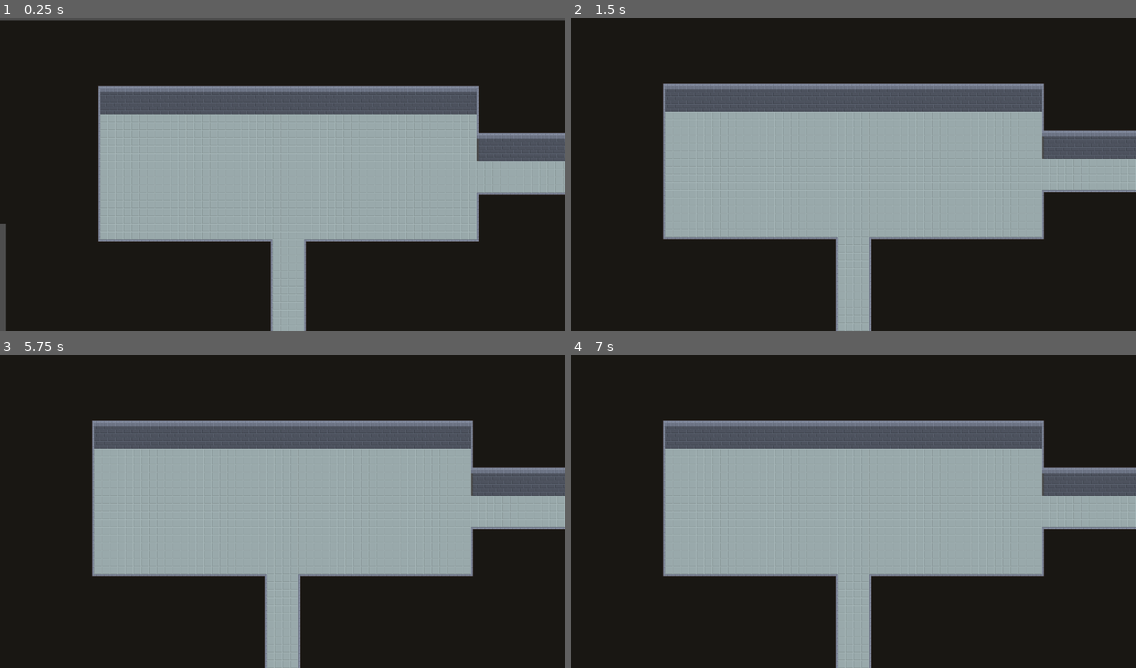
Above: before the commit, frames 1-4 (two rows, left to right).
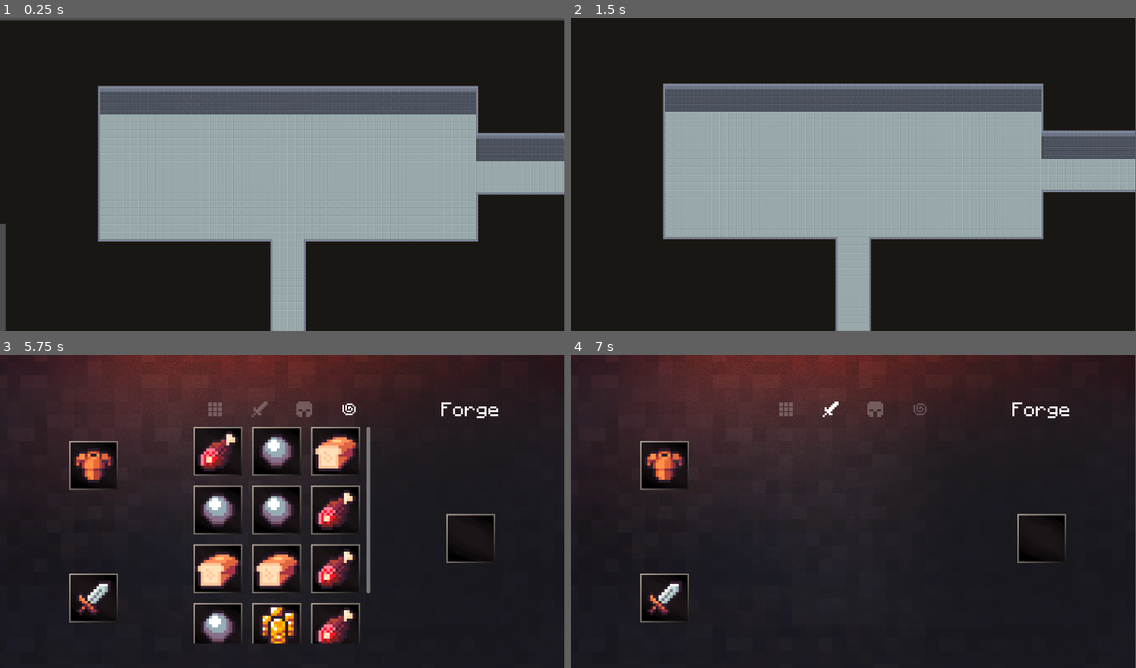
Above: after the commit, the same moments.

Repository: Supertolek/jeu-trop-koul
Game: Godot game, scene res://scenes/game.tscn
The game is run twice, just before and just after one commit, with the same random seed, the same clock (stepped at 60 frames per second) and the same inputs.
Inputs (mouse positions are in pixels of both pictures, inside the frame that each line leads up to):
- Up to frame 1 (0.25 s): no input
- Up to frame 2 (1.5 s): tap Enter (ui_accept) at 0.5, 0.77, 1.07 s; move the mouse to (977, 158) at 0.52 s; press the mouse at (977, 158) at 0.53 s; hold E (move_ui_right) 0.53-1.25 s; tap Shift (shift) at 0.8 s; release the mouse at (977, 158) at 1.25 s; drag from (740, 190) to (825, 237) at 1.27 s
- Up to frame 3 (5.75 s): tap Enter (ui_accept) at 2, 2.1, 2.75, 3.5, 3.77, 3.8, 4.07, 4.25, 5 s; move the mouse to (339, 442) at 2.02 s; press the mouse at (339, 442) at 2.03 s; hold E (move_ui_right) 2.03-2.75 s; release the mouse at (339, 442) at 2.75 s; drag from (254, 574) to (113, 464) at 2.77 s; move the mouse to (452, 558) at 3.52 s; hold Q (move_ui_left) 3.53-4.25 s; tap Shift (shift) at 3.6, 5.1 s; click (452, 558) at 3.67 s; tap Escape (ui_cancel) at 4.15 s; drag from (113, 464) to (197, 433) at 4.27 s; move the mouse to (310, 511) at 5.02 s; hold Down (move_down) from 5.03 s (still down); click (310, 511) at 5.17 s; tap I (open_inventory, bound only after the commit) at 5.65 s
- Up to frame 4 (7 s): release Down (move_down) at 5.75 s; click (785, 408) at 5.77 s; click (830, 408) at 6.52 s
In our replay, the window is 800x444 before the commit and 799x444 after it. These sizes can differ from the game's own. Grey fills any space a smaller window leaves; there, only what the larger window draws over its background counts as a difference.

The runs differ from the first frame. In frame 1, 0.8% of the frame differs, in the area x 45-100%, y 0-100%; in frame 2, 0.8%; in frame 3, 57%, in the area x 0-100%, y 0-100%; in frame 4, 55%.

Commit message:
Finalisation de l'inventaire

Diff:
--- a/project.godot
+++ b/project.godot
@@ -19,11 +19,11 @@
 
 Global="*res://scripts/GlobalScript/global.gd"
 GlobalItemsMgmt="*res://scripts/GlobalScript/GlobalItemsMgmt.gd"
+Popups="*res://scenes/popups.tscn"
 
 [display]
 
 window/size/viewport_height=640
-window/stretch/mode="viewport"
 
 [input]
 
@@ -81,6 +81,11 @@
 "events": [Object(InputEventKey,"resource_local_to_scene":false,"resource_name":"","device":-1,"window_id":0,"alt_press …(192 unchanged characters)…
 ]
 }
+open_inventory={
+"deadzone": 0.2,
+"events": [Object(InputEventKey,"resource_local_to_scene":false,"resource_name":"","device":-1,"window_id":0,"alt_pressed":false,"shift_pressed":false,"ctrl_pressed":false,"meta_pressed":false,"pressed":false,"keycode":0,"physical_keycode":73,"key_label":0,"unicode":105,"location":0,"echo":false,"script":null)
+]
+}
 
 [rendering]
 
--- a/scenes/game.tscn
+++ b/scenes/game.tscn
@@ -1,9 +1,10 @@
-[gd_scene load_steps=7 format=4 uid="uid://b5y5loopfw4he"]
+[gd_scene load_steps=8 format=4 uid="uid://b5y5loopfw4he"]
 
 [ext_resource type="Texture2D" uid="uid://ce1mqmq0qc6cn" path="res://assets/tilemap_barebones.png" id="1_m54kn"]
 [ext_resource type="Script" uid="uid://bgg6fu1qeeca3" path="res://scripts/game.gd" id="1_p57ef"]
 [ext_resource type="PackedScene" uid="uid://bdny2th5or8qi" path="res://scenes/room_camera.tscn" id="3_f06ig"]
 [ext_resource type="Script" uid="uid://bs4pnq7b4me3p" path="res://scripts/@tool script/drawing_line.gd" id="4_pt8f2"]
+[ext_resource type="PackedScene" uid="uid://b7qmhhnly8h3a" path="res://scenes/inventory.tscn" id="5_iywne"]
 
 [sub_resource type="TileSetAtlasSource" id="TileSetAtlasSource_lbhrr"]
 texture = ExtResource("1_m54kn")
@@ -90,3 +91,9 @@
 secondary_lines = Color(1, 1, 0, 1)
 middle_lines = Color(1, 0, 0, 0.627451)
 metadata/_edit_lock_ = true
+
+[node name="UI" type="CanvasLayer" parent="."]
+
+[node name="Inventory" parent="UI" instance=ExtResource("5_iywne")]
+unique_name_in_owner = true
+visible = false
--- a/scenes/inventory.tscn
+++ b/scenes/inventory.tscn
@@ -269,6 +269,7 @@
 
 [node name="VBoxContainer" type="VBoxContainer" parent="VBoxContainer/InventoryBody/ItemForgeMarginContainer"]
 layout_mode = 2
+theme_override_constants/separation = 30
 
 [node name="ItemForgeInformationVContainer" type="VBoxContainer" parent="VBoxContainer/InventoryBody/ItemForgeMarginContainer/VBoxContainer"]
 layout_mode = 2
@@ -337,6 +338,7 @@
 
 [node name="FirstItemModifierContainer" type="VBoxContainer" parent="VBoxContainer/InventoryBody/ItemForgeMarginContainer/VBoxContainer/ItemForgeItemModifierTabContainer/ItemForgeItemModifierHContainer"]
 layout_mode = 2
+size_flags_horizontal = 3
 
 [node name="FirstItemModifierInventorySlot" parent="VBoxContainer/InventoryBody/ItemForgeMarginContainer/VBoxContainer/ItemForgeItemModifierTabContainer/ItemForgeItemModifierHContainer/FirstItemModifierContainer" instance=ExtResource("2_s887n")]
 unique_name_in_owner = true
@@ -347,6 +349,7 @@
 
 [node name="SecondItemModifierContainer" type="VBoxContainer" parent="VBoxContainer/InventoryBody/ItemForgeMarginContainer/VBoxContainer/ItemForgeItemModifierTabContainer/ItemForgeItemModifierHContainer"]
 layout_mode = 2
+size_flags_horizontal = 3
 alignment = 2
 
 [node name="SecondItemModifierInventorySlot" parent="VBoxContainer/InventoryBody/ItemForgeMarginContainer/VBoxContainer/ItemForgeItemModifierTabContainer/ItemForgeItemModifierHContainer/SecondItemModifierContainer" instance=ExtResource("2_s887n")]
@@ -358,6 +361,7 @@
 
 [node name="ThirdItemModifierContainer" type="VBoxContainer" parent="VBoxContainer/InventoryBody/ItemForgeMarginContainer/VBoxContainer/ItemForgeItemModifierTabContainer/ItemForgeItemModifierHContainer"]
 layout_mode = 2
+size_flags_horizontal = 3
 
 [node name="ThirdItemModifierInventorySlot" parent="VBoxContainer/InventoryBody/ItemForgeMarginContainer/VBoxContainer/ItemForgeItemModifierTabContainer/ItemForgeItemModifierHContainer/ThirdItemModifierContainer" instance=ExtResource("2_s887n")]
 unique_name_in_owner = true
@@ -384,6 +388,7 @@
 offset_right = 40.0
 offset_bottom = 40.0
 
+[connection signal="resized" from="." to="." method="_on_resized"]
 [connection signal="pressed" from="VBoxContainer/InventoryBody/MainInventoryMarginContainer/VBoxContainer/CategoryTabContainer/AllItemCategoryButton" to="." method="_on_all_item_category_button_pressed"]
 [connection signal="pressed" from="VBoxContainer/InventoryBody/MainInventoryMarginContainer/VBoxContainer/CategoryTabContainer/WeaponItemCategoryButton" to="." method="_on_weapon_item_category_button_pressed"]
 [connection signal="pressed" from="VBoxContainer/InventoryBody/MainInventoryMarginContainer/VBoxContainer/CategoryTabContainer/ArmorItemCategoryButton" to="." method="_on_armor_item_category_button_pressed"]
--- /dev/null
+++ b/scenes/popup_stat_line.tscn
@@ -0,0 +1,26 @@
+[gd_scene load_steps=3 format=3 uid="uid://db5w6l5fod4wo"]
+
+[ext_resource type="FontFile" uid="uid://eruvc81au5m0" path="res://assets/fonts/MinecraftRegular-Bmg3.otf" id="1_qdqgg"]
+[ext_resource type="Script" uid="uid://cehvl0og2u7ja" path="res://scripts/popup_stat_line.gd" id="1_txld6"]
+
+[node name="PopupStatLine" type="HBoxContainer"]
+modulate = Color(0.458824, 0.976471, 0.298039, 1)
+offset_right = 166.0
+offset_bottom = 23.0
+theme_override_constants/separation = 20
+script = ExtResource("1_txld6")
+
+[node name="StatName" type="Label" parent="."]
+unique_name_in_owner = true
+layout_mode = 2
+theme_override_fonts/font = ExtResource("1_qdqgg")
+theme_override_font_sizes/font_size = 20
+text = "Max Health:"
+
+[node name="StatValue" type="Label" parent="."]
+unique_name_in_owner = true
+layout_mode = 2
+size_flags_horizontal = 10
+theme_override_fonts/font = ExtResource("1_qdqgg")
+theme_override_font_sizes/font_size = 20
+text = "+20"
--- /dev/null
+++ b/scenes/popups.tscn
@@ -0,0 +1,61 @@
+[gd_scene load_steps=4 format=3 uid="uid://dtmukfajo7k3v"]
+
+[ext_resource type="Script" uid="uid://cs45x13v2oowb" path="res://scripts/popups.gd" id="1_fk52g"]
+[ext_resource type="FontFile" uid="uid://eruvc81au5m0" path="res://assets/fonts/MinecraftRegular-Bmg3.otf" id="2_201id"]
+
+[sub_resource type="StyleBoxFlat" id="StyleBoxFlat_jha0h"]
+content_margin_left = 10.0
+content_margin_top = 10.0
+content_margin_right = 10.0
+content_margin_bottom = 10.0
+bg_color = Color(0.215686, 0.215686, 0.215686, 0.615686)
+border_width_left = 3
+border_width_top = 3
+border_width_right = 3
+border_width_bottom = 3
+border_color = Color(1, 1, 1, 1)
+corner_radius_top_left = 10
+corner_radius_top_right = 10
+corner_radius_bottom_right = 10
+corner_radius_bottom_left = 10
+shadow_color = Color(0, 0, 0, 0.243137)
+shadow_size = 2
+shadow_offset = Vector2(1, 1)
+
+[node name="Popups" type="Control"]
+layout_mode = 3
+anchors_preset = 15
+anchor_right = 1.0
+anchor_bottom = 1.0
+grow_horizontal = 2
+grow_vertical = 2
+mouse_filter = 2
+script = ExtResource("1_fk52g")
+
+[node name="CanvasLayer" type="CanvasLayer" parent="."]
+layer = 10
+
+[node name="ItemPopup" type="PanelContainer" parent="CanvasLayer"]
+unique_name_in_owner = true
+visible = false
+offset_right = 40.0
+offset_bottom = 40.0
+theme_override_styles/panel = SubResource("StyleBoxFlat_jha0h")
+
+[node name="InnerText" type="VBoxContainer" parent="CanvasLayer/ItemPopup"]
+unique_name_in_owner = true
+layout_mode = 2
+
+[node name="ItemName" type="Label" parent="CanvasLayer/ItemPopup/InnerText"]
+unique_name_in_owner = true
+layout_mode = 2
+theme_override_fonts/font = ExtResource("2_201id")
+theme_override_font_sizes/font_size = 40
+text = "Item Name"
+
+[node name="StatsContainerTitle" type="Label" parent="CanvasLayer/ItemPopup/InnerText"]
+unique_name_in_owner = true
+layout_mode = 2
+theme_override_fonts/font = ExtResource("2_201id")
+theme_override_font_sizes/font_size = 30
+text = "Stats:"
--- a/scripts/GlobalScript/GlobalItemsMgmt.gd
+++ b/scripts/GlobalScript/GlobalItemsMgmt.gd
@@ -29,6 +29,8 @@
 	ARMOR,
 	ITEM_MODIFIER,
 }
+
+const STATS_COLOR: Dictionary = {"positive":"75F94C","negative":"EB3223","null":"FFFFFF"}
 
 func is_item(item):
 	if !item: return false
--- a/scripts/game.gd
+++ b/scripts/game.gd
@@ -1,6 +1,20 @@
 extends Node2D
 
+
+@onready var inventory_UI: InventoryUI = %Inventory
+
+var player: Player
+
 func _ready() -> void:
-	for player in Global.players:
+	for _player in Global.players:
+		player = _player
 		add_child(player)
 		player.global_position = Vector2(576,320)
+
+
+func _process(delta: float) -> void:
+	if Input.is_action_just_pressed('open_inventory'):
+		if inventory_UI.visible:
+			player.inventory_storage = inventory_UI.hide_ui()
+		else:
+			inventory_UI.display_ui(player.inventory_storage)
--- a/scripts/inventory.gd
+++ b/scripts/inventory.gd
@@ -58,8 +58,8 @@
 
 func _ready() -> void:
 	display_items()
-	#update_inventory_tabContainer()
-	#_resize_TabContainer()
+	update_inventory_tabContainer()
+	_resize_TabContainer()
 
 	modified_item_inventory_slot.slot_pressed.connect(start_dragging)
 	modified_item_inventory_slot.slot_released.connect(stop_dragging)
@@ -86,6 +86,7 @@
 	equiped_armor_inventory_slot.item = inventory_data['equiped_armor']
 	equiped_weapon_inventory_slot.item = inventory_data['equiped_weapon']
 	display_items()
+	_resize_TabContainer()
 	update_inventory_tabContainer()
 
 func hide_ui():
@@ -277,6 +278,9 @@
 	dragged_slot = null
 
 
+func _on_resized() -> void:
+	if scene_is_ready:
+		_resize_TabContainer()
 
 func _input(_event:InputEvent) -> void:
 
@@ -285,10 +289,6 @@
 	if Input.is_action_just_pressed("move_ui_left") or Input.is_action_just_pressed("move_ui_right"):
 		inventory_tab_index = posmod(inventory_tab_index + menu_dir, category_tab_container.get_child_count())
 		update_inventory_tabContainer()
-	if Input.is_action_just_pressed("ui_accept"):
-		display_ui(a)
-	elif Input.is_action_just_pressed('ui_cancel'):
-		a = hide_ui()
 
 func _on_all_item_category_button_pressed() -> void:
 	inventory_tab_index = 0
@@ -306,11 +306,30 @@
 func update_inventory_tabContainer():
 	# Set the current tab to the value stored internaly
 	tab_container.current_tab = inventory_tab_index
+
+	# Resize the new tab
+	_resize_TabContainer()
 
 	# For each Category button, set the alpha to 0.25 except for the selected one.
 	for child: Button in category_tab_container.get_children():
 		child.modulate.a = 0.25
 	category_tab_container.get_child(inventory_tab_index).modulate.a = 1
+
+func _resize_TabContainer():
+	await get_tree().create_timer(0.01).timeout
+
+	var inventory_slot = inventorySlot.instantiate()
+	var item_slot_size: int = inventory_slot.custom_minimum_size.x
+	inventory_slot.queue_free()
+
+	var selected_tab: GridContainer = tab_container.get_child(inventory_tab_index)
+	var item_slot_separation: int = selected_tab.get("theme_override_constants/h_separation")
+	var number_of_columns: int = 2
+	var inventory_scroll_container_size: float = inventory_scroll_container.size.x
+
+	while number_of_columns * (item_slot_size + item_slot_separation) < inventory_scroll_container_size:
+		number_of_columns += 1
+	selected_tab.columns = number_of_columns - 1
 
 enum TAB_CONTAINER_PARTS {
 	ALL_ITEMS,
--- a/scripts/inventory_slot.gd
+++ b/scripts/inventory_slot.gd
@@ -78,10 +78,10 @@
 
 func _on_mouse_entered() -> void:
 	if item == null: return
-	#Popups.ItemPopup(Rect2(global_position,size),item)
-	pass
+	Popups.ItemPopup(Rect2(global_position,size),item)
+	#pass
 
 
 func _on_mouse_exited() -> void:
-	#Popups.HideItemPopup()
-	pass
+	Popups.HideItemPopup()
+	#pass
--- a/scripts/player.gd
+++ b/scripts/player.gd
@@ -35,11 +35,20 @@
 	"equiped_weapon" : load("res://Resources/Items/Weapon/test_sword.tres").duplicate(),
 	"equiped_armor": load("res://Resources/Items/Armor/a_cool_chestplate.tres").duplicate(),
 	"inventory": [
-		ItemModifier.new(),
-		ItemModifier.new(),
-		ItemModifier.new(),
-		Weapon.new(),
-		Armor.new()
+		preload("res://Resources/Items/Items_Modifiers/ham.tres").duplicate(),
+		preload("res://Resources/Items/Items_Modifiers/attack_of_some.tres").duplicate(),
+		preload("res://Resources/Items/Items_Modifiers/bread.tres").duplicate(),
+		preload("res://Resources/Items/Items_Modifiers/attack_of_some.tres").duplicate(),
+		preload("res://Resources/Items/Items_Modifiers/attack_of_some.tres").duplicate(),
+		preload("res://Resources/Items/Items_Modifiers/ham.tres").duplicate(),
+		preload("res://Resources/Items/Items_Modifiers/bread.tres").duplicate(),
+		preload("res://Resources/Items/Items_Modifiers/bread.tres").duplicate(),
+		preload("res://Resources/Items/Items_Modifiers/ham.tres").duplicate(),
+		preload("res://Resources/Items/Items_Modifiers/attack_of_some.tres").duplicate(),
+		preload("res://Resources/Items/Items_Modifiers/pile_of_coin.tres").duplicate(),
+		preload("res://Resources/Items/Items_Modifiers/ham.tres").duplicate(),
+		preload("res://Resources/Items/Items_Modifiers/attack_of_some.tres").duplicate(),
+		preload("res://Resources/Items/Items_Modifiers/bread.tres").duplicate(),
 	]
 }
 
--- /dev/null
+++ b/scripts/popup_stat_line.gd
@@ -0,0 +1,30 @@
+extends HBoxContainer
+
+class_name PopupStatLine
+
+@onready var stat_name: Label = %StatName
+@onready var stat_value: Label = %StatValue
+
+func create(_stat_name:String, _stat_value, add_operation: GlobalItemsMgmt.MATH_OPERATIONS, item_stats_without_modifiers = null) -> void:
+	# When the player want to see the item stat without it's Items Modifier
+	if item_stats_without_modifiers != null:
+		_stat_value = item_stats_without_modifiers
+
+	# Display the stat name
+	stat_name.text = _stat_name + ":"
+
+	# Display the stat value with a variation depending of the add_operation of the stat.
+	var stat_value_str: String = str(_stat_value)
+	if _stat_value > 0 and add_operation == GlobalItemsMgmt.MATH_OPERATIONS.PLUS:
+		stat_value_str = '+' + str(_stat_value)
+	elif _stat_value > 0 and add_operation == GlobalItemsMgmt.MATH_OPERATIONS.MULT:
+		stat_value_str = '*' + str(_stat_value)
+	stat_value.text = stat_value_str
+
+	# Finally tweak the color of the line based on if the stat's value is positive or negative
+	if (_stat_value < 0 and add_operation == GlobalItemsMgmt.MATH_OPERATIONS.PLUS) or (_stat_value < 1 and add_operation == GlobalItemsMgmt.MATH_OPERATIONS.MULT):
+		modulate = GlobalItemsMgmt.STATS_COLOR['negative']
+	elif (_stat_value > 0 and add_operation == GlobalItemsMgmt.MATH_OPERATIONS.PLUS) or (_stat_value > 1 and add_operation == GlobalItemsMgmt.MATH_OPERATIONS.MULT):
+		modulate = GlobalItemsMgmt.STATS_COLOR['positive']
+	else:
+		modulate = GlobalItemsMgmt.STATS_COLOR['null']
--- /dev/null
+++ b/scripts/popups.gd
@@ -0,0 +1,116 @@
+extends Control
+
+# If the stat popup need to show stat that don't change (with a bonus of +0 or *1)
+var display_zero: bool = true
+const POPUP_STAT_LINE = preload("res://scenes/popup_stat_line.tscn")
+
+@onready var item_popup: PanelContainer = %ItemPopup
+@onready var inner_text: VBoxContainer = %InnerText
+@onready var item_name: Label = %ItemName
+@onready var stats_container_title: Label = %StatsContainerTitle
+
+var in_shift:bool = false
+var current_slot
+var current_item
+
+
+func _process(_delta: float) -> void:
+	if Input.is_action_just_pressed("shift"):
+		if item_popup.visible:
+			in_shift = true
+			var local_current_slot = current_slot
+			var local_current_item = current_item
+			HideItemPopup()
+			await get_tree().process_frame
+			ItemPopup(local_current_slot,local_current_item)
+	elif  Input.is_action_just_released("shift"):
+		if item_popup.visible:
+			in_shift = false
+			var local_current_slot = current_slot
+			var local_current_item = current_item
+			HideItemPopup()
+			await get_tree().process_frame
+			ItemPopup(local_current_slot,local_current_item)
+
+func ItemPopup(slot:Rect2, item):
+	current_slot = slot
+	current_item = item
+
+	if item != null:
+		set_item(item)
+		item_popup.size = Vector2.ZERO # set the minimumun size for the content. NEEDED! I DON'T KNOW WHY BUT NEEDED!
+	item_popup.size = Vector2.ZERO
+
+	# Tweak the display based on if the player want to see the item base stats or not
+	if in_shift:
+		if item is Weapon or item is Armor:
+			stats_container_title.text = "Base Stats:"
+		else:
+			stats_container_title.text = "Stats:"
+	else:
+		stats_container_title.text = "Stats:"
+
+	# Some Calculation for displaying correctly the popup beside the slot
+	var mouse_pos: Vector2 = get_viewport().get_mouse_position()
+	var padding: int = 15
+	var correction: Vector2 = Vector2.ZERO
+
+	if mouse_pos.x <= get_viewport_rect().size.x/2:
+		correction += Vector2(slot.size.x + padding,0)
+	else:
+		correction += -Vector2(item_popup.size.x + padding, 0)
+	correction += -Vector2(0,item_popup.size.y/2)
+
+	item_popup.global_position = slot.position + correction
+
+	for stat in inner_text.get_children():
+		if stat.name == 'Name': continue
+		var custom_minimum_size_x: int = 0
+		var custom_minimum_size_y: int = 0
+		for label in stat.get_children():
+			custom_minimum_size_x += label.size.x
+			custom_minimum_size_y = max(custom_minimum_size_y,label.size.y)
+		stat.custom_minimum_size = Vector2(custom_minimum_size_x,custom_minimum_size_y)
+
+	# Finally show the popup
+	item_popup.show()
+
+func HideItemPopup():
+	for child in inner_text.get_children():
+		if child is PopupStatLine:
+			child.queue_free() # Remove all PopupStatLine of the Popup
+
+	#Reinitialise the Popup for later use
+	item_popup.hide()
+	current_slot = null
+	current_item = null
+
+func set_item(item):
+	item_name.text = item.name
+
+	var item_stats: Dictionary[StatsResource,float]
+	var item_stats_without_modifiers: Dictionary[StatsResource,float]
+
+	# Stats calculation in order to render them later
+	if item is Weapon or item is Armor:
+		item_stats = item.calculate_stats().stats
+		if in_shift:
+			item_stats_without_modifiers = item.base_stats.stats
+	elif item is ItemModifier:
+		item_stats = item.get_stats_modifier().stats
+	else:
+		return # The given item isn't supported yet
+
+	for stat: StatsResource in item_stats:
+		var stat_value: float = item_stats[stat]
+		if !display_zero and ((stat_value == 0 and stat.add_operation == GlobalItemsMgmt.MATH_OPERATIONS.PLUS) or (stat_value == 1 and stat.add_operation == GlobalItemsMgmt.MATH_OPERATIONS.MULT)):
+			continue
+		if stat.is_internal:
+			continue
+
+		var new_stat_line : PopupStatLine= POPUP_STAT_LINE.instantiate()
+		inner_text.add_child(new_stat_line)
+		if item_stats_without_modifiers:
+			new_stat_line.create(stat.display_name, stat_value, stat.add_operation, item_stats_without_modifiers[stat])
+		else:
+			new_stat_line.create(stat.display_name, stat_value, stat.add_operation)
Not shown, added: scripts/popup_stat_line.gd.uid
Not shown, added: scripts/popups.gd.uid
